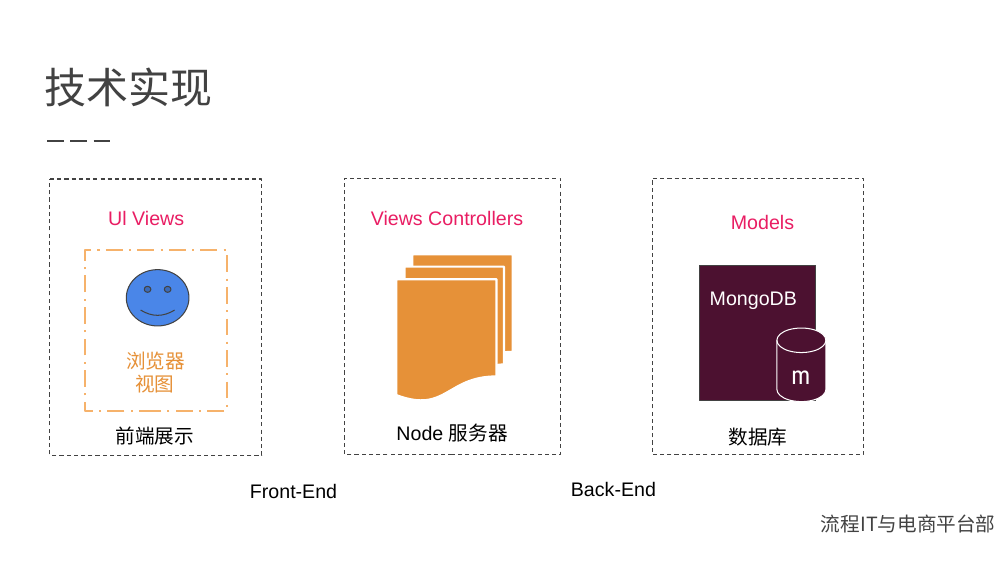
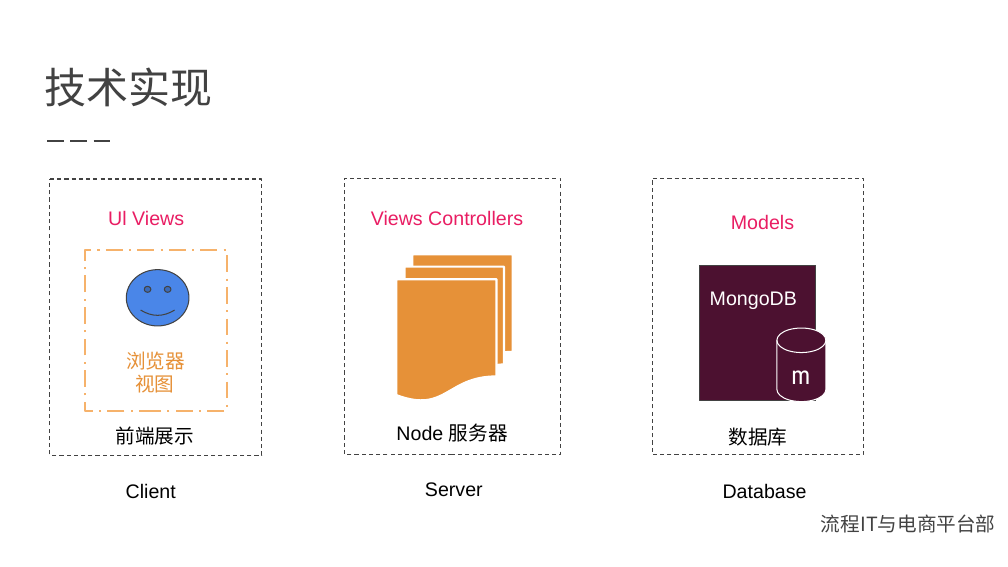
Before and after one commit to shekobe/test, a slide deck: slide 9 of 文件发布管理.pptx (slide 8 before the commit). Drawn at 1008x567 pixels with LibreOffice and Linux fonts; fonts in the diff are those of the drawing; background and template pictures are left out. Boxes give left, top, right and bottom in pixels: in the first picture for what was removed or moved away, otherwise in the second. Text is boxed around its words. In the diff, an @@ line names an element or a change of style, - is before the commit and + after.

```diff
--- a/文件发布管理.pptx
+++ b/文件发布管理.pptx
@@ text added at bbox=[126, 483, 176, 499], 14 pt, text #000000 @@
+Client
@@ text removed at bbox=[250, 483, 337, 499] @@
-Front-End
@@ text added at bbox=[425, 482, 483, 497], 14 pt, text #000000 @@
+Server
@@ text removed at bbox=[571, 481, 656, 497] @@
-Back-End
@@ text added at bbox=[723, 483, 807, 499], 14 pt, text #000000 @@
+Database
```
Also in this commit, not shown: 1 slide added, 1 other file.
